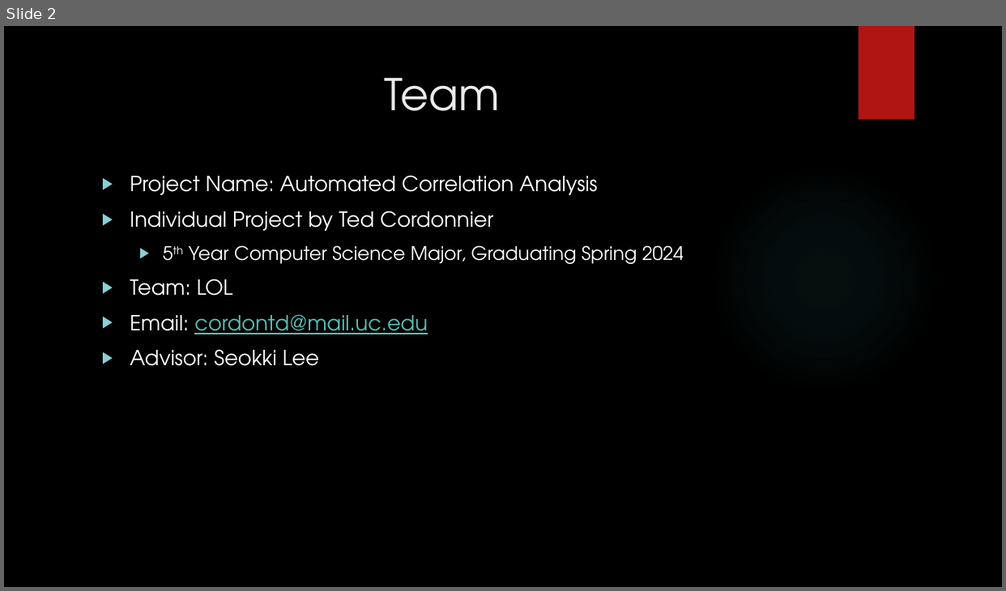
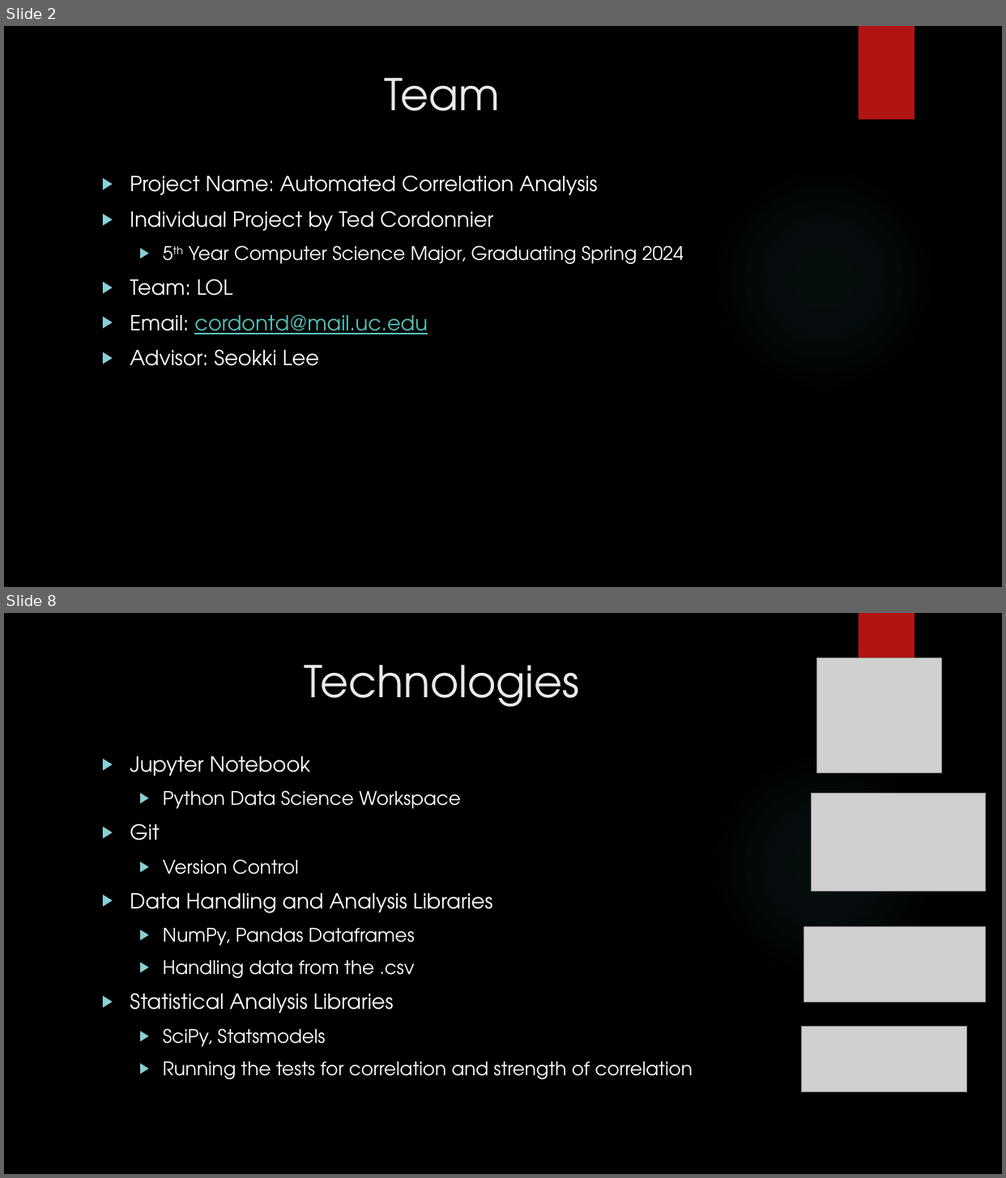
Before and after one commit to tedcordonnier/SeniorDesign, a slide deck: Spring_Presentation.pptx. Shown one above the other, each under a label of ours: slide 2 before the commit, slides 2 and 8 after it; the slides between them are not shown. The pictures are 1006x591 and 1006x1178 pixels, drawn with LibreOffice and Linux fonts; fonts in the diff are those of the drawing; grey boxes stand for pictures; background and template pictures are left out. Boxes give left, top, right and bottom in pixels: in the first picture for what was removed or moved away, otherwise in the second. Text is boxed around its words. In the diff, an @@ line names an element or a change of style, - is before the commit and + after.

```diff
--- a/Spring_Presentation.pptx
+++ b/Spring_Presentation.pptx
@@ slide 8 added at (4,613,1002,1174), background picture (left out); not listed: 2 template elements that a slide beside it also shows @@
@@ picture added at (817,658,942,773) @@
@@ title added at (304,665,579,707), 42 pt, text #EBEBEB @@
+Technologies
@@ text added at (130,756,692,1080), 18 pt, text #FFFFFF @@
+▶ Jupyter Notebook
+  ▶ Python Data Science Workspace
+▶ Git
+  ▶ Version Control
+▶ Data Handling and Analysis Libraries
+  ▶ NumPy, Pandas Dataframes
+  ▶ Handling data from the .csv
+▶ Statistical Analysis Libraries
+  ▶ SciPy, Statsmodels
+  ▶ Running the tests for correlation and strength of correlation
@@ picture added at (812,794,986,891) @@
@@ picture added at (804,926,986,1003) @@
@@ picture added at (802,1026,967,1093) @@
```
Also in this commit, not shown: 2 slides changed, 6 other slides added, 8 slides removed, 18 other files.
